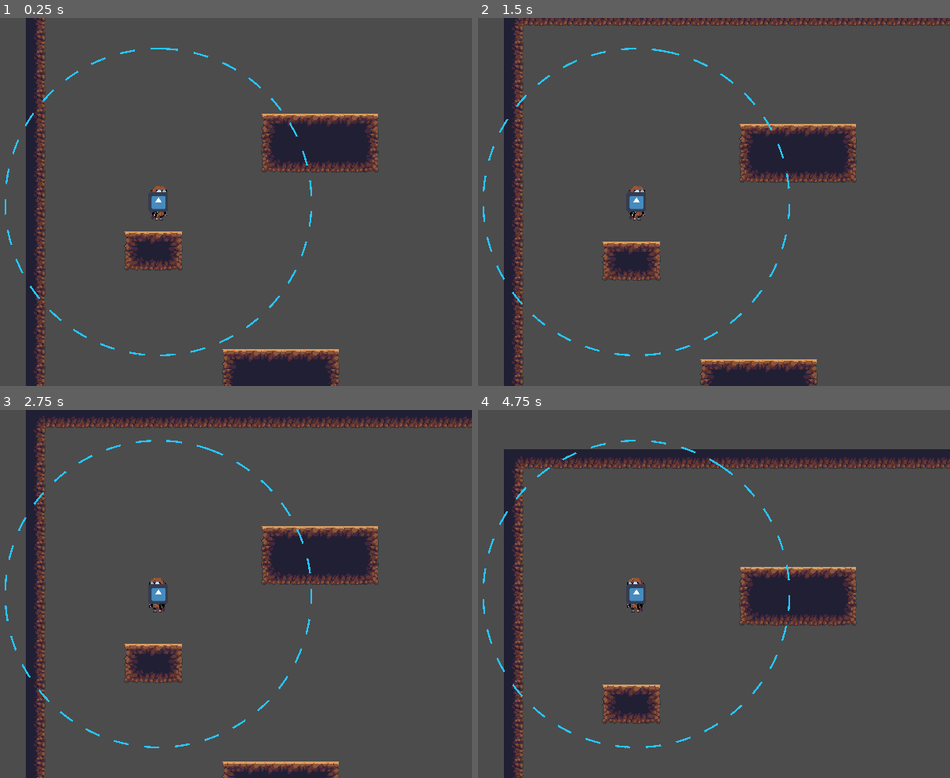
Above: before the commit, frames 1-4 (two rows, left to right).
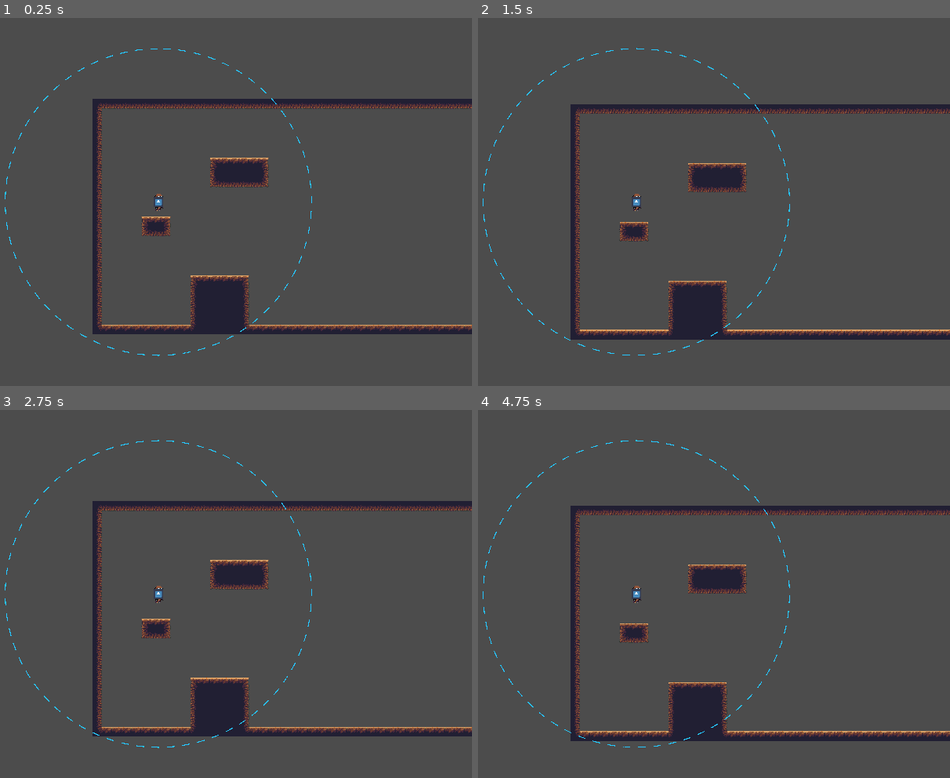
Above: after the commit, the same moments.

Repository: DallenBurwell/GrappleRacer
Game: Godot game, scene res://TestScenes/Main.tscn
Two runs of this game, one before a commit and one after it. Both use one fixed random seed, a clock stepped at 60 frames per second and the inputs below. The engine's default icon, where the game draws it, is replaced by a stand-in: a white triangle on a blue panel in a dark square.
Inputs (mouse positions are in pixels of both pictures, inside the frame that each line leads up to):
- Up to frame 1 (0.25 s): no input
- Up to frame 2 (1.5 s): move the mouse to (775, 183) at 0.52 s; hold D (ui_right) from 0.53 s (still down); click (775, 183) at 0.6 s; tap Space (jump) at 0.77 s; move the mouse to (511, 220) at 1.27 s; click (511, 220) at 1.35 s
- Up to frame 3 (2.75 s): tap Space (jump) at 1.52 s; move the mouse to (221, 513) at 2.02 s; release D (ui_right) at 2.03 s; hold A (ui_left) from 2.03 s (still down); click (221, 513) at 2.1 s
- Up to frame 4 (4.75 s): move the mouse to (605, 667) at 2.77 s; release A (ui_left) at 2.78 s; hold D (ui_right) 2.78-4.28 s; click (605, 667) at 2.85 s; tap Space (jump) at 3.02, 3.77, 4.52 s; move the mouse to (822, 649) at 3.52 s; click (822, 649) at 3.6 s; move the mouse to (outside the picture) at 4.27 s; hold A (ui_left) from 4.28 s (still down); click (outside the picture) at 4.35 s

The runs differ from the first frame. In frame 1, 21% of the frame differs, in the area x 0-100%, y 0-100%; in frame 2, 22%; in frame 3, 24%; in frame 4, 22%.
Error before the commit: Trying to assign value of type 'Node2D' to a variable of type 'RayCast2D'. (res://Scenes/Player/Player.gd:23)
Error after the commit: Trying to assign value of type 'Node2D' to a variable of type 'RayCast2D'. (res://Scenes/Player/Player.gd:26)

Commit message:
Hook working

Diff:
--- a/Scenes/GrapplingHook/GrapplingHook.gd
+++ b/Scenes/GrapplingHook/GrapplingHook.gd
@@ -6,7 +6,7 @@
 onready var line: Line2D = $Line
 onready var direction: RayCast2D = $Direction
 
-export var LENGTH: float = 250.0
+export var LENGTH: float = 500.0
 export var speed: float = 1000
 
 var destination: Vector2
@@ -16,6 +16,9 @@
 var line_length: float = 0.0
 
 onready var indic = $Indicator
+
+func _ready():
+	show()
 
 func _input(event):
 	if Input.is_action_just_pressed("left_click"):
--- a/Scenes/GrapplingHook/GrapplingHook.tscn
+++ b/Scenes/GrapplingHook/GrapplingHook.tscn
@@ -5,6 +5,7 @@
 [ext_resource path="res://icon.png" type="Texture" id=3]
 
 [node name="GrapplingHook" type="Node2D"]
+visible = false
 script = ExtResource( 1 )
 
 [node name="Line" type="Line2D" parent="."]
@@ -18,6 +19,7 @@
 
 [node name="DashedCircle" type="Node2D" parent="."]
 script = ExtResource( 2 )
+LENGTH = 500.0
 
 [node name="Indicator" type="Sprite" parent="."]
 scale = Vector2( 0.5, 0.5 )
--- a/Scenes/Player/Player.gd
+++ b/Scenes/Player/Player.gd
@@ -3,7 +3,7 @@
 var vel: Vector2
 
 export var RUN_ACCEL: float = 100.0
-export var FRICTION: float = 0.9
+export var FRICTION: float = 0.05
 export var MAX_RUN_SPEED: float = 500.0
 export var JUMP_FORCE: float = 500.0
 export var GRAV: float = 30.0
@@ -14,6 +14,9 @@
 onready var floor_l_ray: RayCast2D = $Detections/Floor_L
 onready var floor_r_ray: RayCast2D = $Detections/Floor_R
 
+onready var ceil_l_ray: RayCast2D = $Detections/Ceil_L
+onready var ceil_r_ray: RayCast2D = $Detections/Ceil_R
+
 onready var left_t_ray: RayCast2D = $Detections/Left_T
 onready var left_b_ray: RayCast2D = $Detections/Left_B
 
@@ -25,6 +28,7 @@
 #onready var line: Line2D = $Detections/Line2D
 
 var state
+var _delta
 
 enum STATES {
 	IDLE,
@@ -39,6 +43,9 @@
 	floor_l_ray.add_exception($".")
 	floor_r_ray.add_exception($".")
 
+	ceil_l_ray.add_exception($".")
+	ceil_r_ray.add_exception($".")
+
 	left_t_ray.add_exception($".")
 	left_b_ray.add_exception($".")
 
@@ -56,13 +63,15 @@
 #	line.add_point(floor_l_ray.position)
 #	line.add_point(floor_l_ray.position + floor_l_ray.cast_to)
 
+	_delta = delta
+	set_anim()
+
 	if is_on_floor() and state != STATES.JUMPING:
 		vel.y = 0
-
-	set_anim()
 
 	match state:
 		STATES.IDLE:
+			move()
 			if not is_on_floor():
 				change_state_to("JUMPING")
 			elif Input.is_action_pressed("ui_left") or Input.is_action_pressed("ui_right"):
@@ -73,10 +82,10 @@
 
 
 		STATES.GRAPPLING:
-			grapple(delta)
+			grapple()
 
 		STATES.RUNNING, STATES.JUMPING:
-			move(delta)
+			move()
 
 			match state:
 				STATES.RUNNING:
@@ -96,9 +105,8 @@
 							change_state_to("IDLE")
 						else:
 							change_state_to("RUNNING")
-#
-
-func move(delta: float):
+
+func move():
 	var accel = Vector2(0,0)
 
 	if Input.is_action_pressed("ui_left"):
@@ -108,29 +116,40 @@
 	if accel.x == 0 && abs(vel.x) > 1:
 		accel.x = -FRICTION * vel.x
 
-	if accel.x != 0 and (Input.is_action_pressed("ui_left") or Input.is_action_pressed("ui_right")):
-		anim.flip_h = accel.x < 0
+	if vel.x < 0:
+		anim.flip_h = true
+	elif vel.x > 0:
+		anim.flip_h = false
 
 	if abs(vel.x) <= 1:
 		vel.x = 0
 
 	vel += accel
 
-	var min_speed = 0 if is_on_left_wall() else -MAX_RUN_SPEED
-	var max_speed = 0 if is_on_right_wall() else MAX_RUN_SPEED
-
-	vel.x = clamp(vel.x, min_speed, max_speed)
-
-	move_and_collide(vel * delta)
+	clamp_vel()
+
+	move_and_collide(vel * _delta)
+
+	if is_on_ceiling():
+		vel.y = 0
 
 func is_on_floor() -> bool:
 	return floor_l_ray.is_colliding() or floor_r_ray.is_colliding()
 
+func is_on_ceiling() -> bool:
+	return ceil_l_ray.is_colliding() or ceil_r_ray.is_colliding()
+
 func is_on_right_wall() -> bool:
 	return right_t_ray.is_colliding() or right_b_ray.is_colliding()
 
 func is_on_left_wall() -> bool:
 	return left_t_ray.is_colliding() or left_b_ray.is_colliding()
+
+func clamp_vel():
+	var min_x_speed = 0 if is_on_left_wall() else -MAX_RUN_SPEED
+	var max_x_speed = 0 if is_on_right_wall() else MAX_RUN_SPEED
+
+	vel.x = clamp(vel.x, min_x_speed, max_x_speed)
 
 func jump():
 	vel.y -= JUMP_FORCE
@@ -140,9 +159,16 @@
 	if is_on_floor():
 		vel.y = 0
 
-func grapple(delta):
-	vel += (hook.hooked_at - global_position).normalized() * GRAPPLE_SPEED
-	move_and_collide(vel * delta)
+func grapple():
+	var to_hook = hook.hooked_at - global_position
+	vel += to_hook.normalized() * GRAPPLE_SPEED
+
+	clamp_vel()
+
+	if is_on_ceiling() or is_on_floor():
+		vel.y = 0
+
+	move_and_collide(vel * _delta)
 
 func set_anim():
 	match state:
@@ -170,6 +196,10 @@
 
 func _on_Hook_hooked():
 	change_state_to("GRAPPLING")
+	var to_hook = hook.hooked_at - global_position
+	vel += to_hook.normalized() * GRAPPLE_SPEED
+
+	move_and_collide(vel * _delta)
 
 
 func _on_Hook_unhooked():
--- a/Scenes/Player/Player.tscn
+++ b/Scenes/Player/Player.tscn
@@ -69,6 +69,16 @@
 enabled = true
 cast_to = Vector2( 0, 11 )
 
+[node name="Ceil_L" type="RayCast2D" parent="Detections"]
+position = Vector2( -10, -20 )
+enabled = true
+cast_to = Vector2( 0, -11 )
+
+[node name="Ceil_R" type="RayCast2D" parent="Detections"]
+position = Vector2( 10, -20 )
+enabled = true
+cast_to = Vector2( 0, -11 )
+
 [node name="Left_T" type="RayCast2D" parent="Detections"]
 position = Vector2( -10, -20 )
 enabled = true
--- a/project.godot
+++ b/project.godot
@@ -21,6 +21,8 @@
 
 [display]
 
+window/size/width=2048
+window/size/height=1200
 window/size/fullscreen=true
 mouse_cursor/custom_image="res://Assets/Cursor.png"
 mouse_cursor/custom_image_hotspot=Vector2( 0.5, 0.5 )
